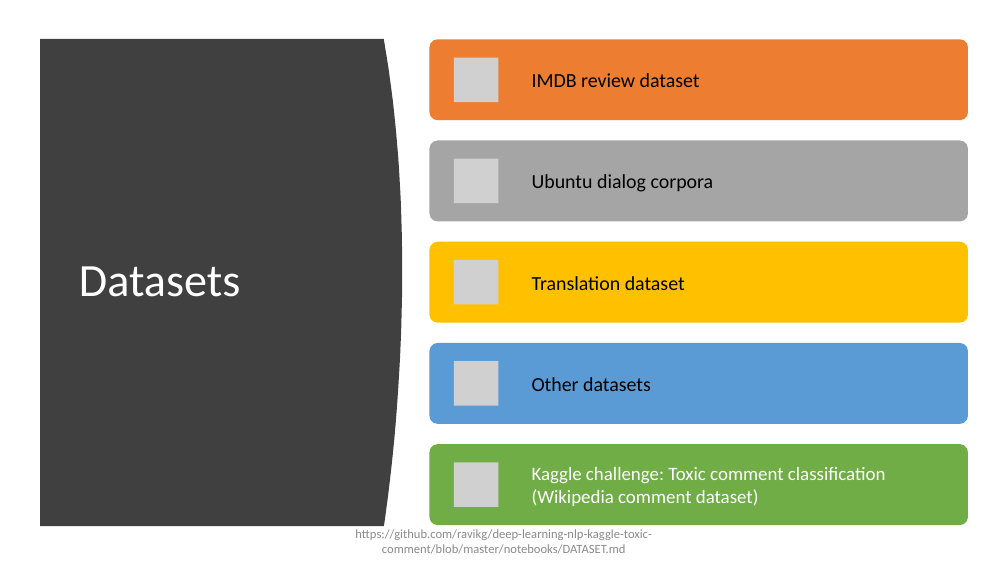
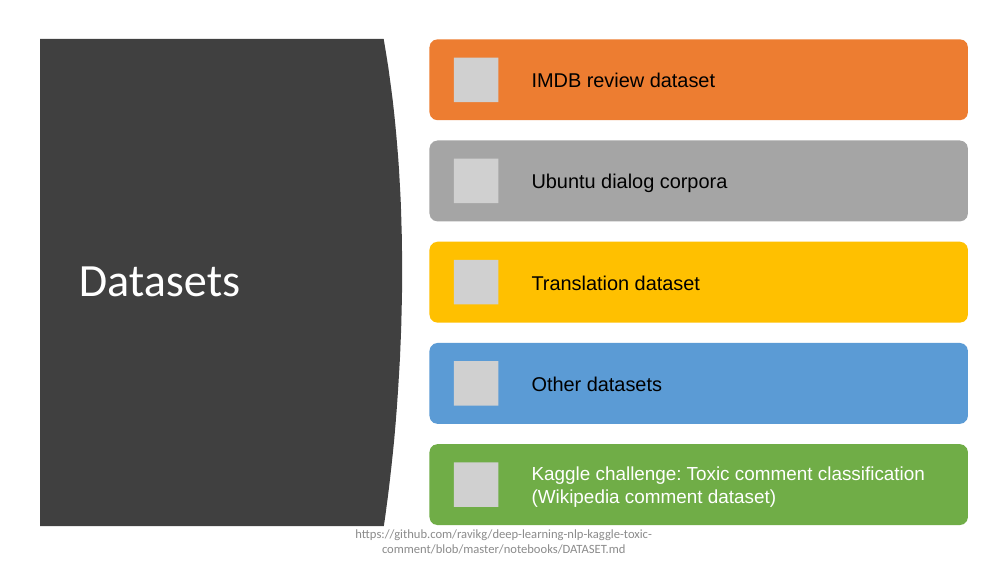
Before and after one commit to ravikg/deep-learning-nlp-kaggle-toxic-comment, a slide deck: slide 11 of ppt/workshop.pptx (slide 9 before the commit). Drawn at 1008x567 pixels with LibreOffice and Linux fonts; fonts in the diff are those of the drawing; grey boxes stand for pictures. Boxes give left, top, right and bottom in pixels: in the first picture for what was removed or moved away, otherwise in the second. Text is boxed around its words. In the diff, an @@ line names an element or a change of style, - is before the commit and + after.

```diff
--- a/ppt/workshop.pptx
+++ b/ppt/workshop.pptx
@@ font Calibri to Arial in 5 elements at (532, 72, 715, 88), (532, 173, 728, 192), (532, 275, 700, 291), (532, 376, 662, 391), (532, 466, 925, 507) @@
```
Also in this commit, not shown: 51 other slides changed, 2 slides added, 3 other files.
